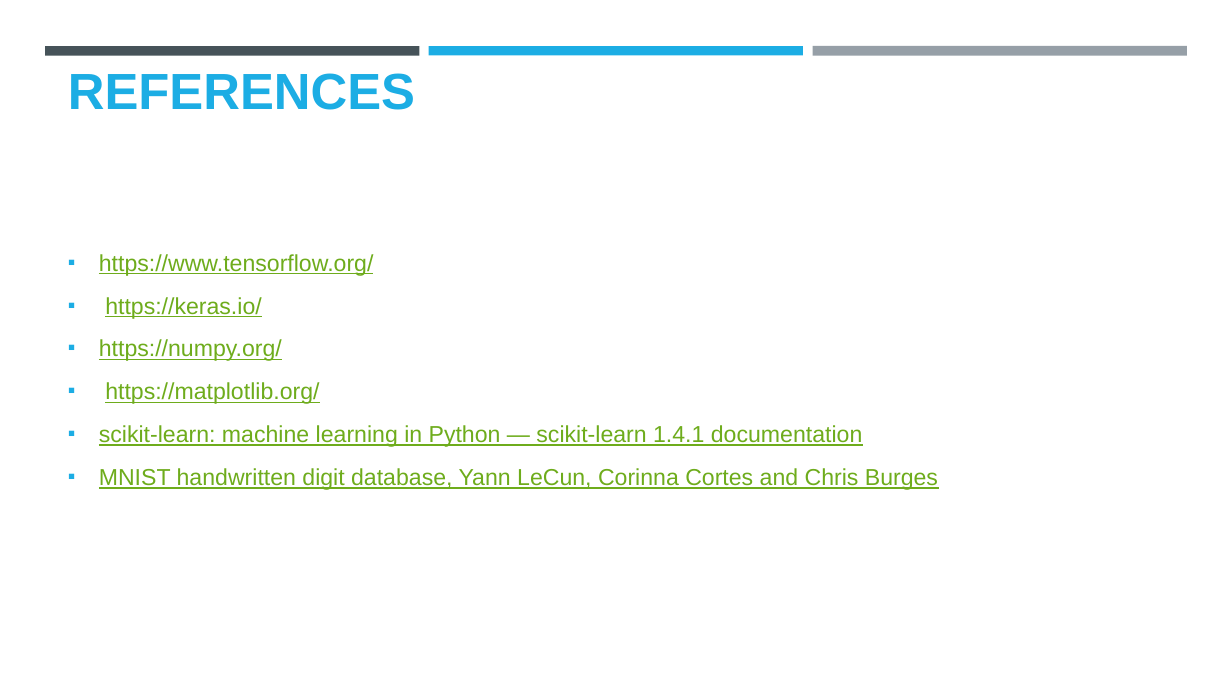
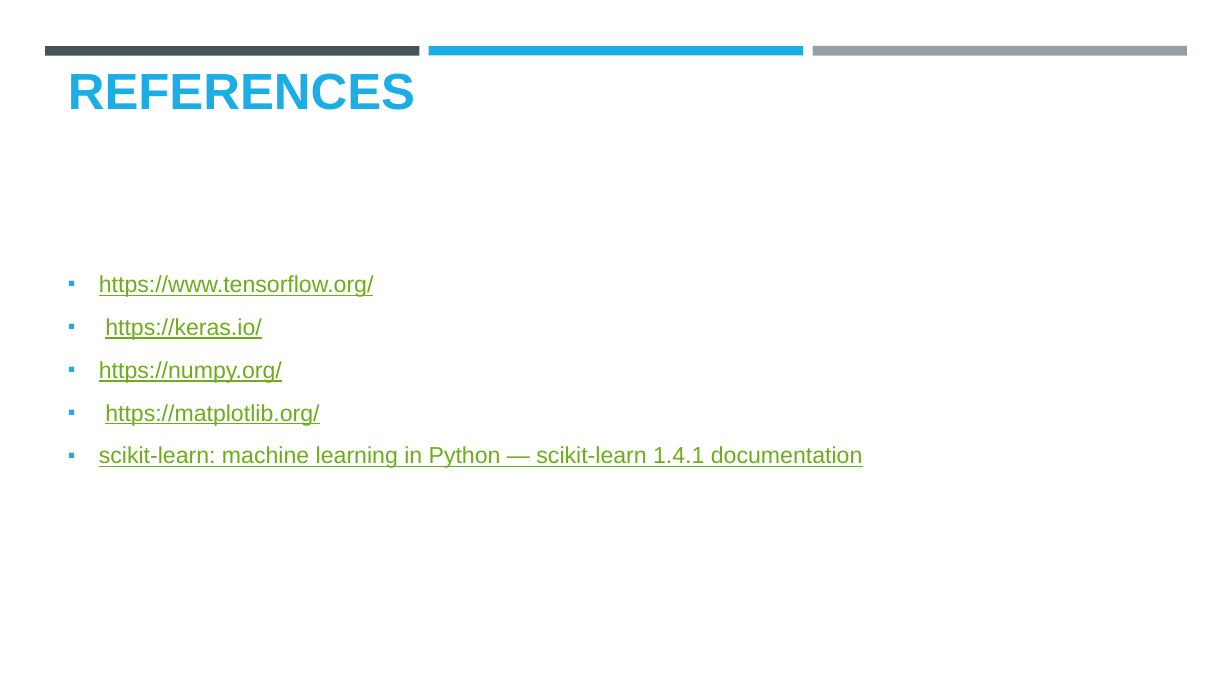
Before and after one commit to Abisk29/Naan-Mudhalvaan, a slide deck: slide 12 of Deep_learning_heartdisease.pptx. Drawn at 1232x693 pixels with LibreOffice and Linux fonts; fonts in the diff are those of the drawing; background and template pictures are left out. Boxes give left, top, right and bottom in pixels: in the first picture for what was removed or moved away, otherwise in the second. Text is boxed around its words. In the diff, an @@ line names an element or a change of style, - is before the commit and + after.

```diff
--- a/Deep_learning_heartdisease.pptx
+++ b/Deep_learning_heartdisease.pptx
@@ text at bbox=[99, 468, 938, 490]: paragraph removed @@
-▪ MNIST handwritten digit database, Yann LeCun, Corinna Cortes and Chris Burges
```
Also in this commit, not shown: 1 other slide changed.
